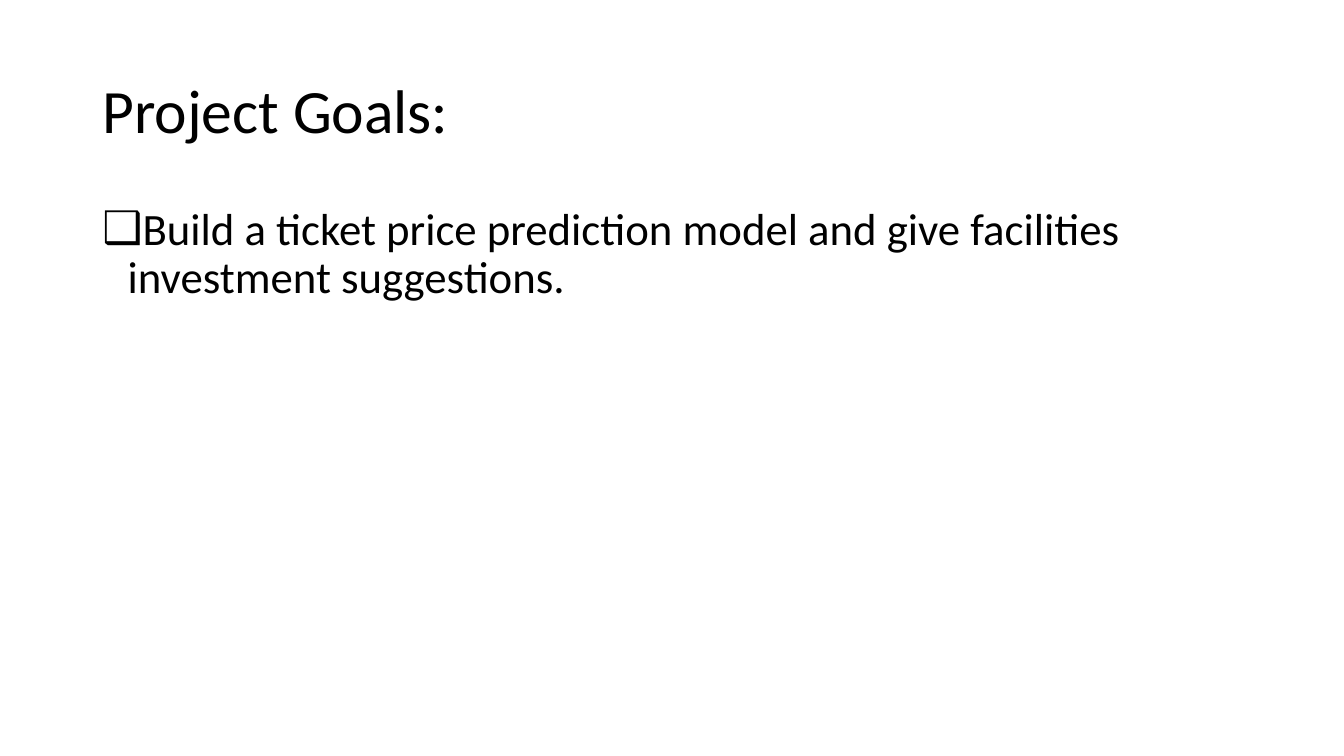
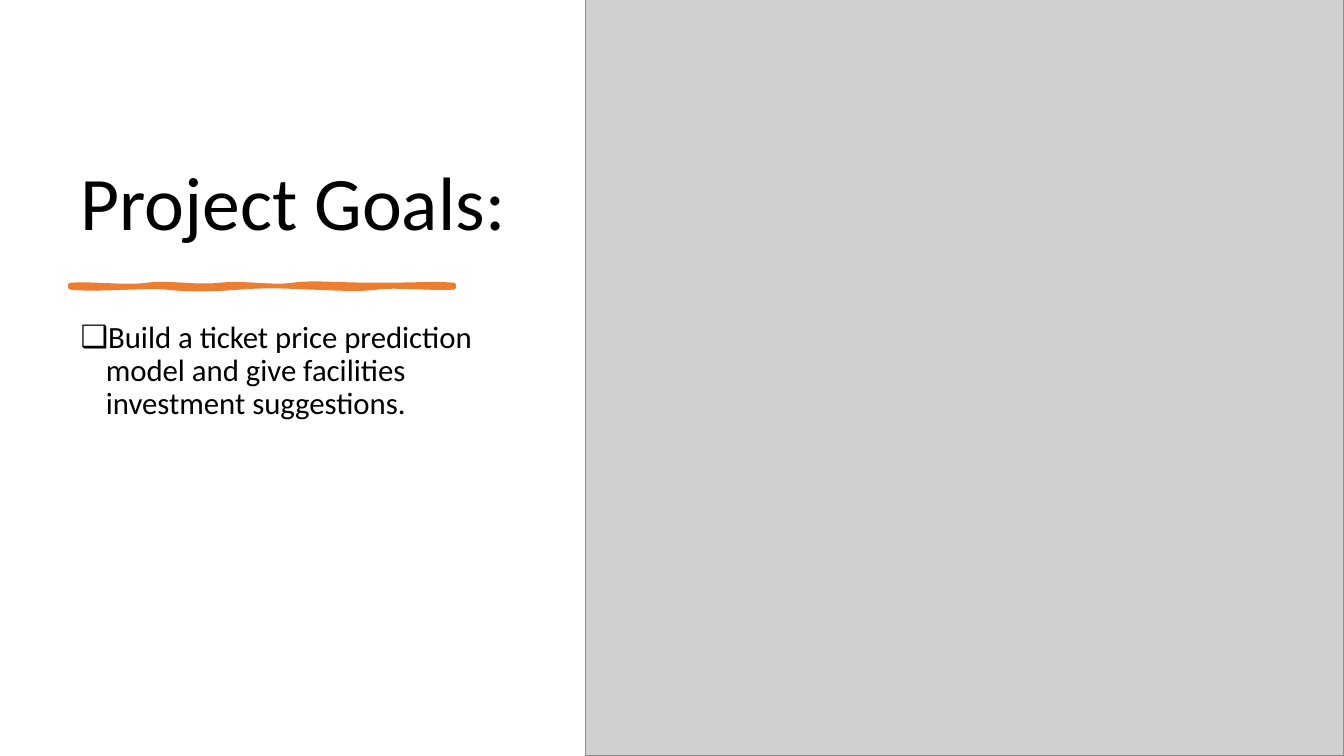
Before and after one commit to tsar1987/DataScienceGuidedCapstone, a slide deck: slide 4 of Guided Capstone Project Slide Deck.pptx (slide 3 before the commit). Drawn at 1344x756 pixels with LibreOffice and Linux fonts; fonts in the diff are those of the drawing; grey boxes stand for pictures. Boxes give left, top, right and bottom in pixels: in the first picture for what was removed or moved away, otherwise in the second. Text is boxed around its words. In the diff, an @@ line names an element or a change of style, - is before the commit and + after.

```diff
--- a/Guided Capstone Project Slide Deck.pptx
+++ b/Guided Capstone Project Slide Deck.pptx
@@ picture added at (x1=586, y1=0, x2=1344, y2=756) @@
@@ title "Project Goals:" moved from (x1=102, y1=90, x2=448, y2=144) to (x1=81, y1=177, x2=505, y2=243) @@
@@ title "Project Goals:" at (x1=81, y1=177, x2=505, y2=243): size 44 to 54 pt; vertical alignment middle to bottom @@
@@ freeform shape added at (x1=71, y1=285, x2=454, y2=287), fill #ED7D31, outline #ED7D31 3.5 pt @@
@@ text "Build a ticket price prediction ..." moved from (x1=128, y1=214, x2=1119, y2=301) to (x1=106, y1=326, x2=471, y2=420) @@
@@ text "Build a ticket price prediction ..." at (x1=106, y1=326, x2=471, y2=420): size 32 to 22 pt @@
```
Also in this commit, not shown: 5 other slides changed, 6 slides added, 3 slides removed.
